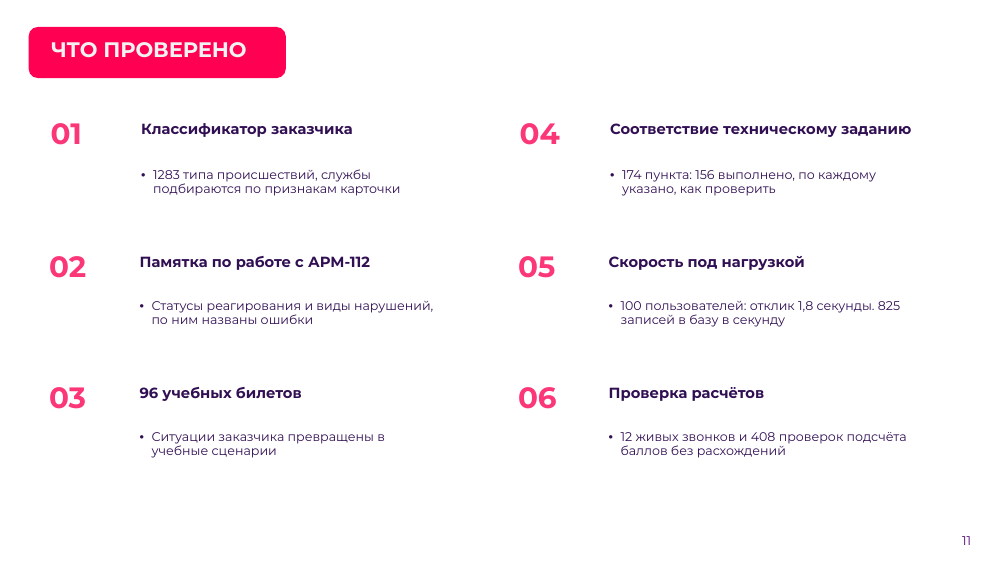
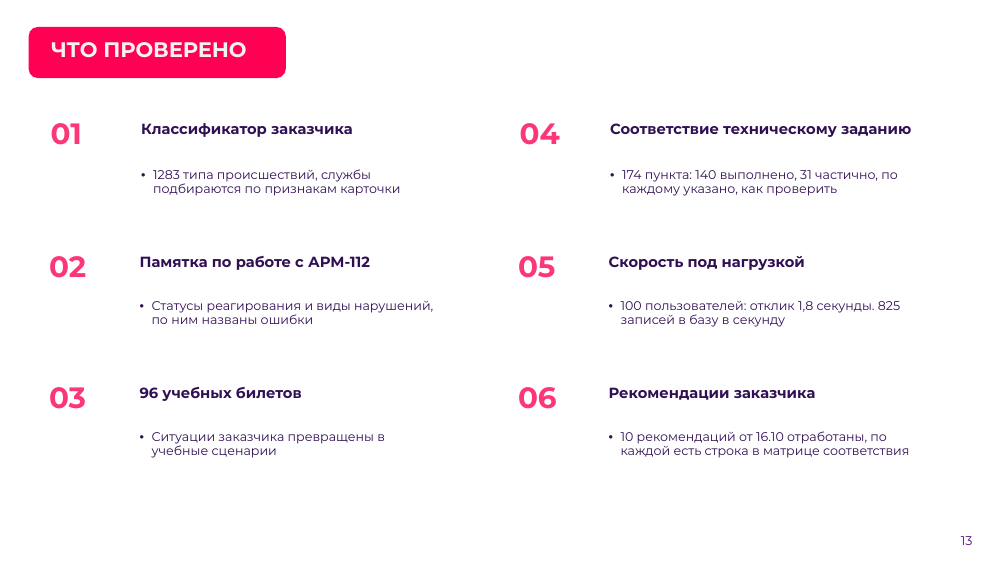
Before and after one commit to Vadik145-beep/lct-112-simulator, a slide deck: slide 13 of docs/presentation/ЛЦТ2026_Ультратех_задача9.pptx (slide 11 before the commit). Drawn at 1008x567 pixels with LibreOffice and Linux fonts; fonts in the diff are those of the drawing; background and template pictures are left out. Boxes give left, top, right and bottom in pixels: in the first picture for what was removed or moved away, otherwise in the second. Text is boxed around its words. In the diff, an @@ line names an element or a change of style, - is before the commit and + after.

Commit message:
docs: презентация финала, версия 20.10 (#268)
Переработана под рекомендации заказчика от 16.10: убран режим оператора 112,
добавлены слайды про виртуальный телефон, формирование заданий ИИ и два слайда
«Рекомендации заказчика: что сделано». Обязательные слайды шаблона сохранены.
Обновлены «Где посмотреть», «Что проверено», «Планы», описание решения.

```diff
--- a/docs/presentation/ЛЦТ2026_Ультратех_задача9.pptx
+++ b/docs/presentation/ЛЦТ2026_Ультратех_задача9.pptx
@@ text at bbox=[622, 170, 897, 196]: text changed @@
-• 174 пункта: 156 выполнено, по каждому указано, как проверить
+• 174 пункта: 140 выполнено, 31 частично, по каждому указано, как проверить
@@ text at bbox=[609, 387, 816, 400]: text changed @@
-Проверка расчётов
+Рекомендации заказчика
@@ text at bbox=[621, 431, 909, 458]: text changed @@
-• 12 живых звонков и 408 проверок подсчёта баллов без расхождений
+• 10 рекомендаций от 16.10 отработаны, по каждой есть строка в матрице соответствия
@@ page number at bbox=[961, 536, 973, 545]: text changed @@
-11
+13
```
Also in this commit, not shown: 9 other slides changed, 4 slides added, 1 other file.
